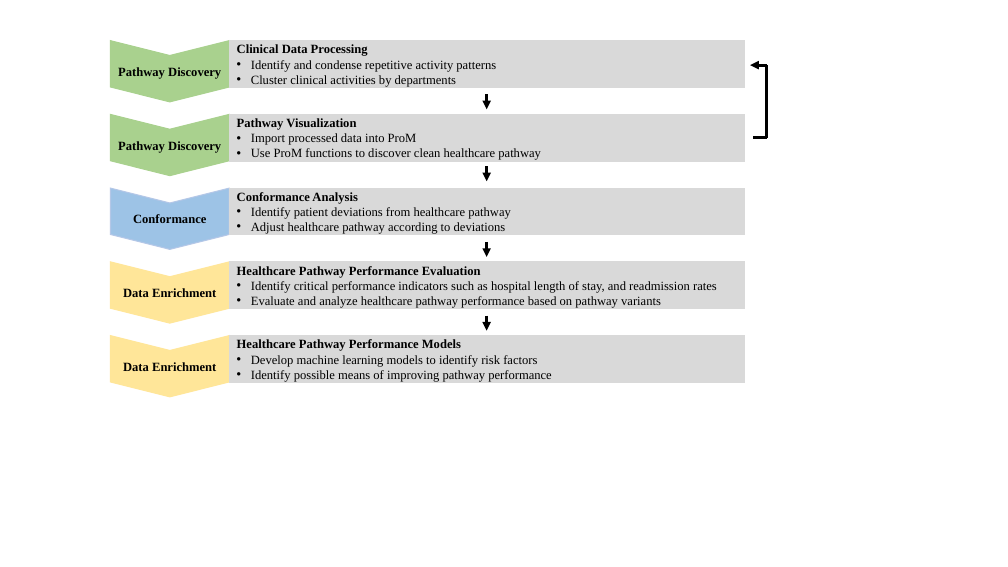
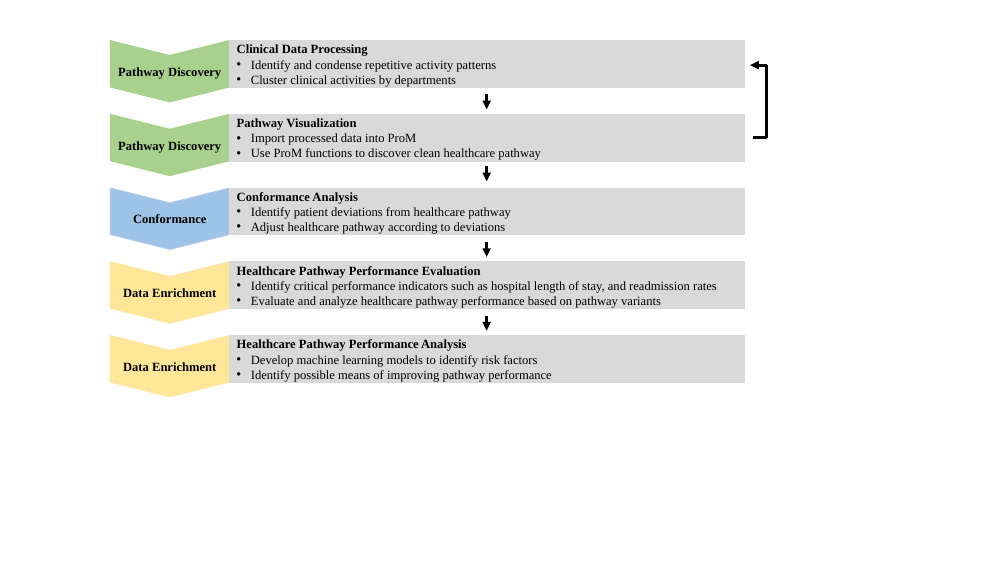
Before and after one commit to kempa-liehr/PDH-pathways-BPM, a slide deck: slide 8 of images/pipeline_diagram.pptx. Drawn at 1008x567 pixels with LibreOffice and Linux fonts; fonts in the diff are those of the drawing. Boxes give left, top, right and bottom in pixels: in the first picture for what was removed or moved away, otherwise in the second. Text is boxed around its words. In the diff, an @@ line names an element or a change of style, - is before the commit and + after.

```diff
--- a/images/pipeline_diagram.pptx
+++ b/images/pipeline_diagram.pptx
@@ text in rectangle at (237,339,466,351): text changed @@
-Healthcare Pathway Performance Models
+Healthcare Pathway Performance Analysis
```
Also in this commit, not shown: 1 other file.
